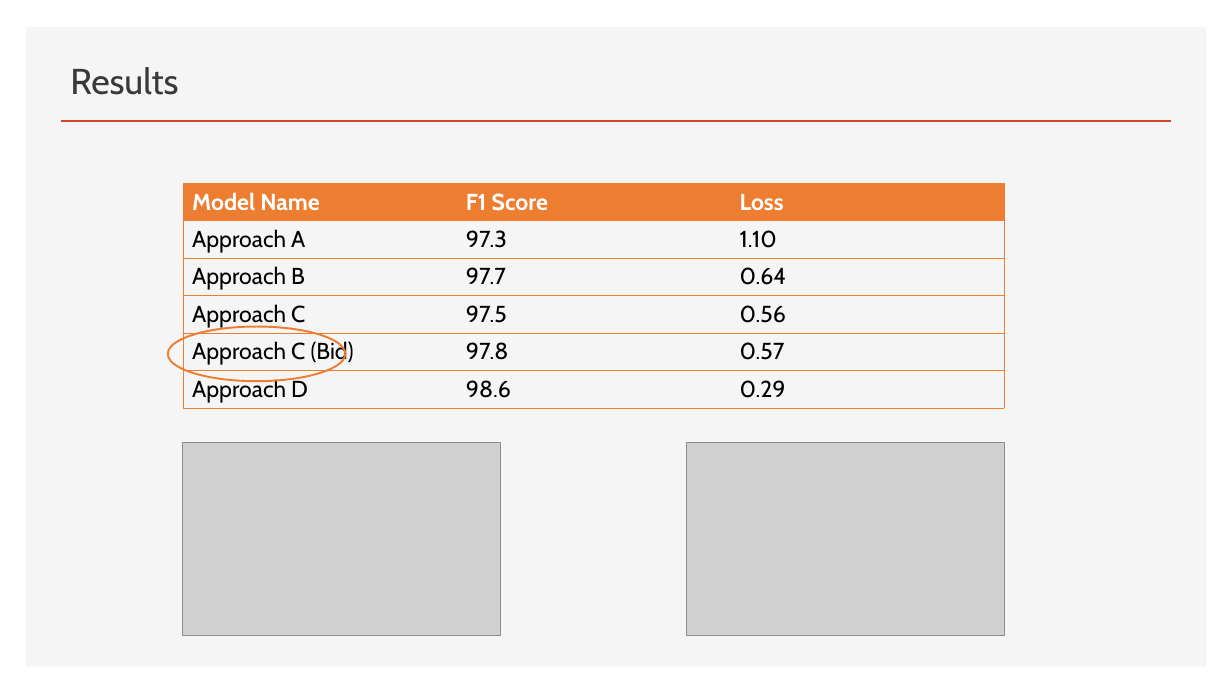
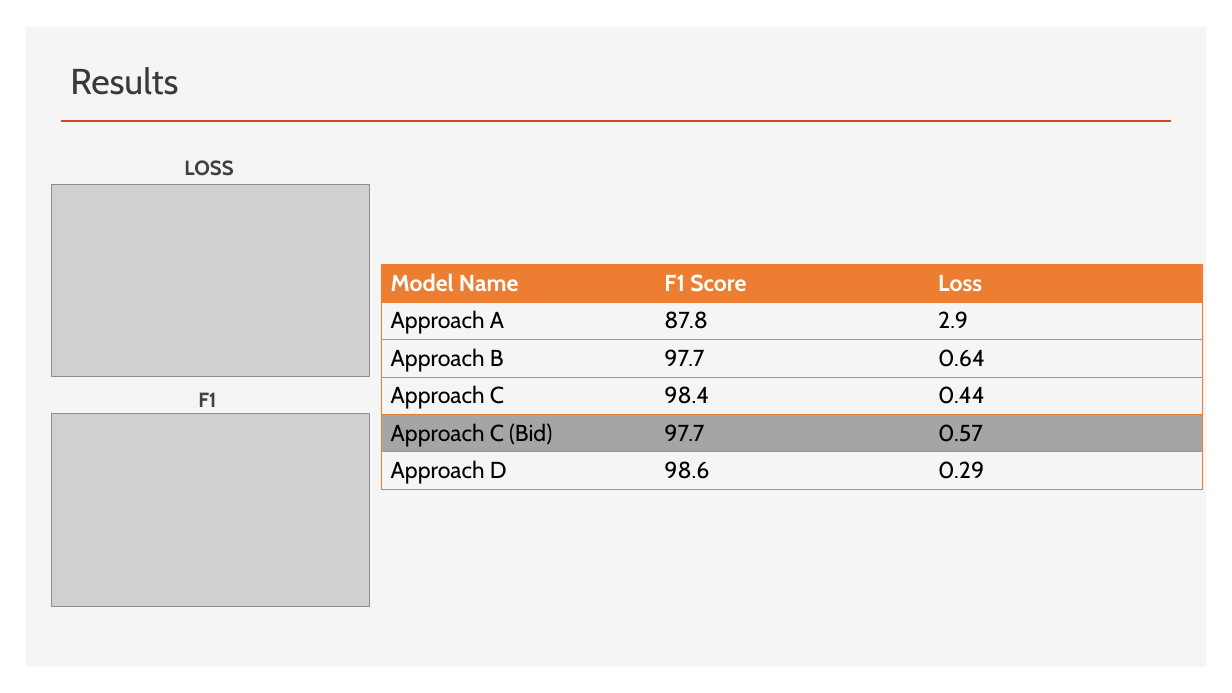
Before and after one commit to gbatsis/actRec, a slide deck: slide 21 of Video Classification using Deep Learning.pptx (slide 15 before the commit). Drawn at 1232x693 pixels with LibreOffice and Linux fonts; fonts in the diff are those of the drawing; grey boxes stand for pictures. Boxes give left, top, right and bottom in pixels: in the first picture for what was removed or moved away, otherwise in the second. Text is boxed around its words. In the diff, an @@ line names an element or a change of style, - is before the commit and + after.

```diff
--- a/Video Classification using Deep Learning.pptx
+++ b/Video Classification using Deep Learning.pptx
@@ text added at (184,160,233,176), 16 pt, text #404040, bold @@
+LOSS
@@ picture added at (52,184,370,376) @@
@@ table at (382,264,1202,489) @@
-row 2, column 2: 97.3
+row 2, column 2: 87.8
-row 2, column 3: 1.10
+row 2, column 3: 2.9
-row 4, column 2: 97.5
+row 4, column 2: 98.4
-row 4, column 3: 0.56
+row 4, column 3: 0.44
-row 5, column 2: 97.8
+row 5, column 2: 97.7
@@ fill none to #F5F5F5 in row 2 @@
@@ fill none to #A5A5A5 in row 5 @@
@@ table: place and size @@
-table at (183,183,1004,408)
+table at (382,264,1202,489)
@@ ellipse removed at (168,326,346,381) @@
@@ picture added at (52,414,370,606) @@
@@ text added at (198,392,216,407), 16 pt, text #404040, bold @@
+F1
@@ picture removed at (183,443,501,635) @@
@@ picture removed at (687,443,1005,635) @@
```
Also in this commit, not shown: 6 other slides changed, 8 slides added, 2 slides removed.
